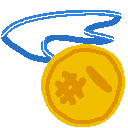
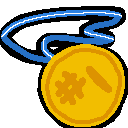
Revision of a layered 128px x 128px image; what changed, layer by layer:
added layer "Paint Layer 2" over bbox(0, 6, 128, 128)
